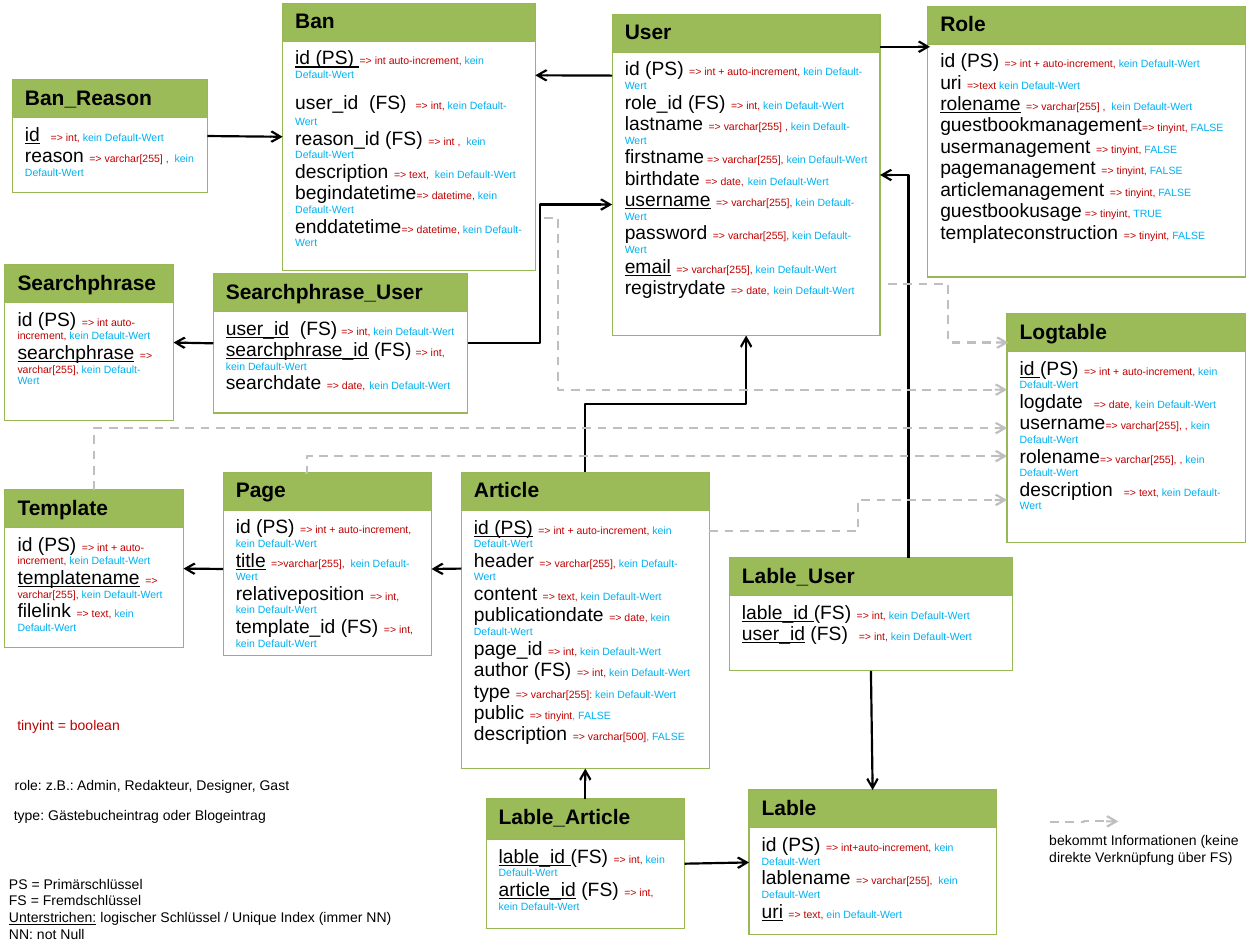
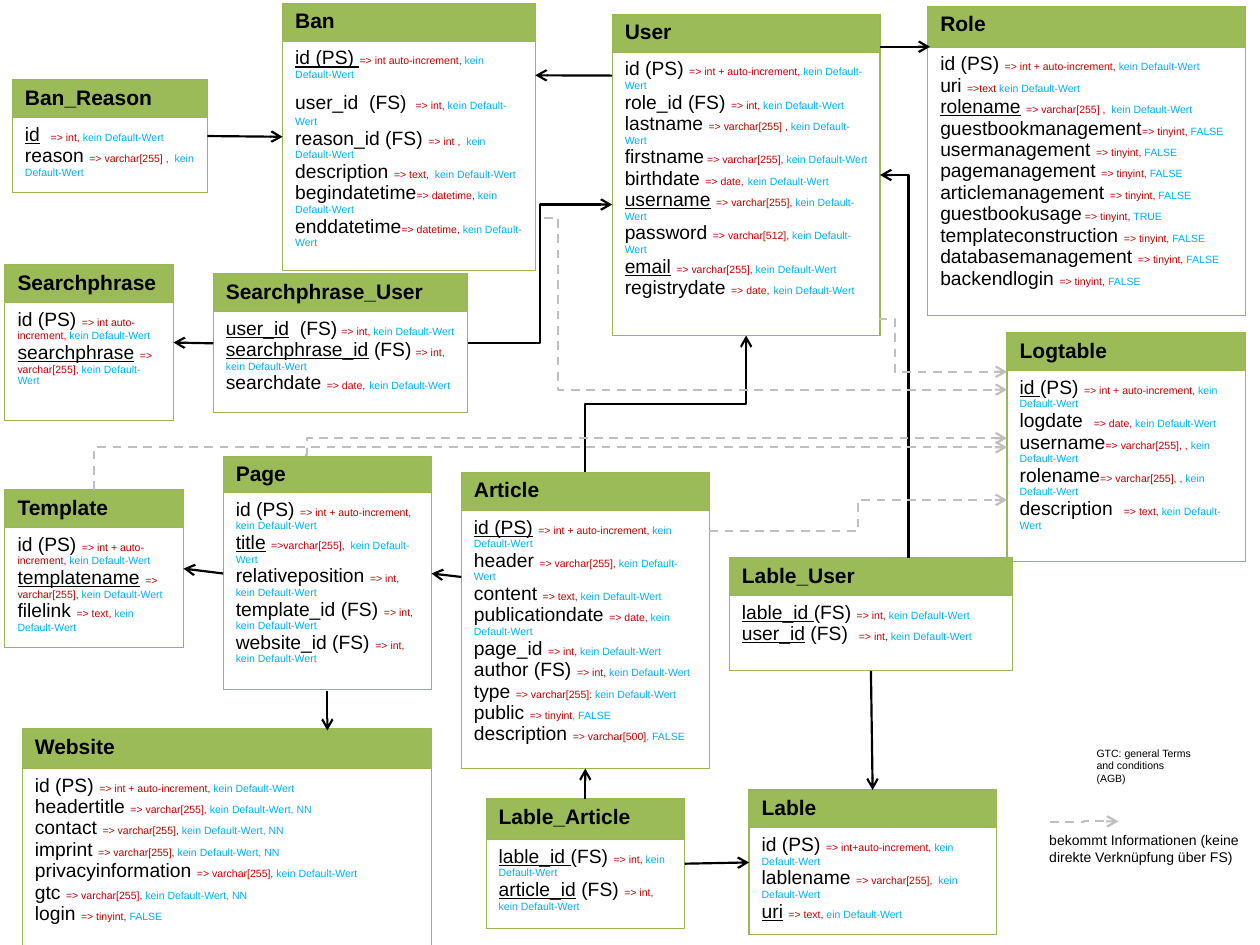
Before and after one commit to ladymagnetic/semanticcms, a slide deck: slide 1 of Spezifikationen/CMS_Modell_Spezifikation.pptx. Drawn at 1260x945 pixels with LibreOffice and Linux fonts; fonts in the diff are those of the drawing. Boxes give left, top, right and bottom in pixels: in the first picture for what was removed or moved away, otherwise in the second. Text is boxed around its words. In the diff, an @@ line names an element or a change of style, - is before the commit and + after.

Commit message:
#2
Änderungen in der Datenbank

```diff
--- a/Spezifikationen/CMS_Modell_Spezifikation.pptx
+++ b/Spezifikationen/CMS_Modell_Spezifikation.pptx
@@ table at [612, 14, 881, 335] @@
-row 2, column 1: id (PS) => int + auto-increment, kein Default-Wert / role_id (FS) => int, kein Default-Wert / lastname => varchar[255] , kein Default-Wert / firstname => varchar[255], kein Default-Wert / birthdate => date, kein Default-Wert / username => varchar[255], kein Default-Wert / password => varchar[255], kein Default-Wert / email => varchar[255], kein Default-Wert / registrydate => date, kein Default-Wert
+row 2, column 1: id (PS) => int + auto-increment, kein Default-Wert / role_id (FS) => int, kein Default-Wert / lastname => varchar[255] , kein Default-Wert / firstname => varchar[255], kein Default-Wert / birthdate => date, kein Default-Wert / username => varchar[255], kein Default-Wert / password => varchar[512], kein Default-Wert / email => varchar[255], kein Default-Wert / registrydate => date, kein Default-Wert
@@ table at [927, 6, 1245, 316] @@
-row 2, column 1: id (PS) => int + auto-increment, kein Default-Wert / uri =>text kein Default-Wert / rolename => varchar[255] , kein Default-Wert / guestbookmanagement=> tinyint, FALSE / usermanagement => tinyint, FALSE / pagemanagement => tinyint, FALSE / articlemanagement => tinyint, FALSE / guestbookusage => tinyint, TRUE / templateconstruction => tinyint, FALSE
+row 2, column 1: id (PS) => int + auto-increment, kein Default-Wert / uri =>text kein Default-Wert / rolename => varchar[255] , kein Default-Wert / guestbookmanagement=> tinyint, FALSE / usermanagement => tinyint, FALSE / pagemanagement => tinyint, FALSE / articlemanagement => tinyint, FALSE / guestbookusage => tinyint, TRUE / templateconstruction => tinyint, FALSE / databasemanagement => tinyint, FALSE / backendlogin => tinyint, FALSE
@@ elbow arrow moved from (888, 284) - (1008, 343) to (878, 319) - (1007, 372) @@
@@ table: place and size @@
-table at [1007, 314, 1245, 543]
+table at [1007, 333, 1245, 562]
@@ elbow arrow moved from (94, 490) - (1007, 428) to (94, 490) - (1007, 447) @@
@@ elbow arrow moved from (305, 472) - (1007, 456) to (305, 455) - (1007, 438) @@
@@ table at [223, 456, 431, 690] @@
-row 2, column 1: id (PS) => int + auto-increment, kein Default-Wert / title =>varchar[255], kein Default-Wert / relativeposition => int, kein Default-Wert / template_id (FS) => int, kein Default-Wert
+row 2, column 1: id (PS) => int + auto-increment, kein Default-Wert / title =>varchar[255], kein Default-Wert / relativeposition => int, kein Default-Wert / template_id (FS) => int, kein Default-Wert / website_id (FS) => int, kein Default-Wert
@@ table: place and size @@
-table at [223, 472, 431, 665]
+table at [223, 456, 431, 690]
@@ arrow moved from (223, 570) - (184, 568) to (223, 573) - (184, 568) @@
@@ arrow moved from (461, 568) - (432, 570) to (461, 577) - (432, 573) @@
@@ arrow added from (328, 690) to (328, 731), #000000 1.25 pt @@
@@ text removed at [17, 720, 120, 733] @@
-tinyint = boolean
@@ table added at [23, 728, 432, 945], 2 rows, 1 columns @@
+Website
+id (PS) => int + auto-increment, kein Default-Wert / headertitle => varchar[255], kein Default-Wert, NN / contact => varchar[255], kein Default-Wert, NN / imprint => varchar[255], kein Default-Wert, NN / privacyinformation => varchar[255], kein Default-Wert / gtc => varchar[255], kein Default-Wert, NN / login => tinyint, FALSE
@@ text added at [1097, 749, 1191, 784], 6 pt, text #000000 @@
+GTC: general Terms and conditions (AGB)
@@ text removed at [15, 780, 290, 793] @@
-role: z.B.: Admin, Redakteur, Designer, Gast
@@ text removed at [14, 810, 266, 823] @@
-type: Gästebucheintrag oder Blogeintrag
@@ text removed at [9, 879, 391, 939] @@
-PS = Primärschlüssel
-FS = Fremdschlüssel
-Unterstrichen: logischer Schlüssel / Unique Index (immer NN)
-NN: not Null
```
